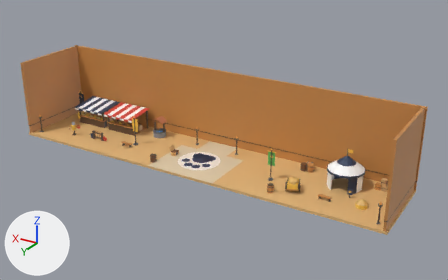
What one commit did to the FBX model assets/cat-cafe/exports/CatCafe_Camp_Castle.fbx.
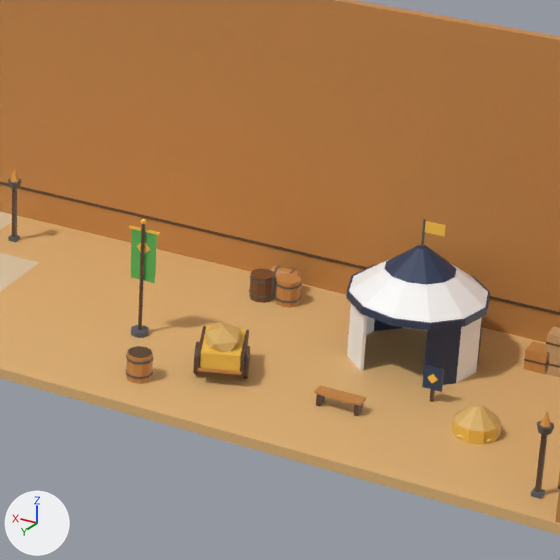
Old and new are each drawn whole from a 50 mm camera at (-1.166, -1.167, 0.991) aimed at (-0.08, -2.978, 0.086) and again close up on the part from 52% to 86% of the width and 32% to 86% of the height. Every picture has the same lights, and +X, +Y and +Z are marked at lower left. The last two pictures show the newer version. Where no turn or scale is listed for an object, it has been applied to the vertices.

Names of what the first close-up shows: 'CatCafe_Camp_Castle', 'CatCafe_Camp_Castle_004_Pavilion', 'CatCafe_Camp_Castle_005_Barrels', 'CatCafe_Camp_Castle_006_Crates', 'CatCafe_Camp_Castle_007_HayCart', 'CatCafe_Camp_Castle_008_Haystack', 'CatCafe_Camp_Castle_017_BannerPole', 'CatCafe_Camp_Castle_017_BannerPole_Swing', 'CatCafe_Camp_Castle_023_Barrel', 'CatCafe_Camp_Castle_Barrier' and 5 more.
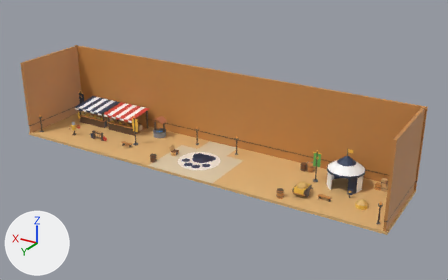
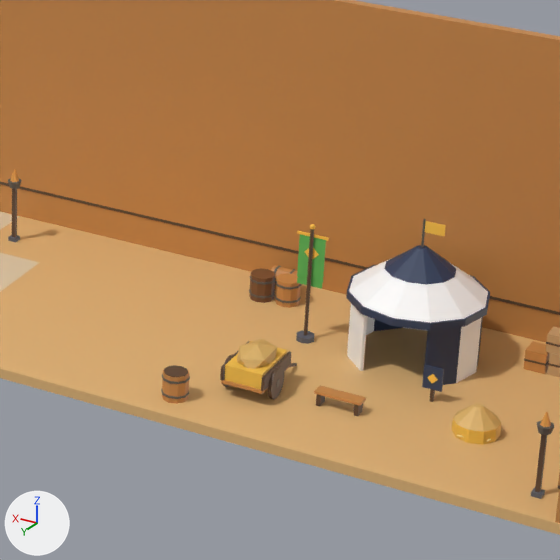
Boxes [x1, y1, x2, y2] around the edits, measured in the close-ups (560 x 560 px):
'CatCafe_Camp_Castle_007_HayCart', moved, turned
    before: [193, 322, 250, 379]
    after: [220, 339, 297, 400]
'CatCafe_Camp_Castle_017_BannerPole_Swing', moved
    before: [129, 225, 160, 283]
    after: [297, 231, 329, 289]
'CatCafe_Camp_Castle_023_Barrel', moved
    before: [125, 346, 153, 384]
    after: [161, 365, 190, 404]
'CatCafe_Camp_Castle_017_BannerPole', moved
    before: [131, 219, 149, 338]
    after: [296, 224, 315, 344]

Diff of the bpy script that builds the scene:
```diff
--- a/assets/cat-cafe/exports/CatCafe_Camp_Castle.fbx.py
+++ b/assets/cat-cafe/exports/CatCafe_Camp_Castle.fbx.py
@@ me_catcafe_castle_bannerpole_001 @@
 # used by ob_catcafe_camp_castle_017_bannerpole; location = (0.0, 0.0, 0.0)
-me_catcafe_castle_bannerpole_001.from_pydata(...)  # 48 vertices, 44 faces; spans x -0.309..-0.291, y -2.939..-2.921, z 0.0..0.12
+me_catcafe_castle_bannerpole_001.from_pydata(...)  # 48 vertices, 44 faces; spans x -0.449..-0.431, y -3.009..-2.991, z 0.0..0.12
+# me_catcafe_castle_bannerpole_001 part 3: the whole mesh is moved by (-0.14, -0.07, 0.0)
 me_catcafe_castle_bannerpole_001.materials.append(mat_catcafe_palette)
@@ me_catcafe_castle_haycart @@
 # used by ob_catcafe_camp_castle_007_haycart; location = (0.0, 0.0, 0.0)
-me_catcafe_castle_haycart.from_pydata(...)  # 140 vertices, 104 faces; spans x -0.4302..-0.365, y -2.9619..-2.8645, z 0.0..0.046
+me_catcafe_castle_haycart.from_pydata(...)  # 140 vertices, 104 faces; spans x -0.465..-0.415, y -2.9454..-2.855, z 0.0..0.046
+# me_catcafe_castle_haycart part 2: the whole mesh is turned -20 degrees about the z axis through its middle, then moved by (-0.0447, 0.015, 0.0)
 me_catcafe_castle_haycart.materials.append(mat_catcafe_palette)
@@ me_catcafe_castle_barrel_001 @@
 # used by ob_catcafe_camp_castle_023_barrel; location = (0.0, 0.0, 0.0)
-me_catcafe_castle_barrel_001.from_pydata(...)  # 80 vertices, 48 faces; spans x -0.3521..-0.3279, y -2.8627..-2.8373, z 0.0..0.0268
+me_catcafe_castle_barrel_001.from_pydata(...)  # 80 vertices, 48 faces; spans x -0.3971..-0.3729, y -2.8457..-2.8203, z 0.0..0.0268
+# me_catcafe_castle_barrel_001 part 1: the whole mesh is moved by (-0.045, 0.017, 0.0)
 me_catcafe_castle_barrel_001.materials.append(mat_catcafe_palette)
@@ ob_catcafe_camp_castle_017_bannerpole_swing @@
 ob_catcafe_camp_castle_017_bannerpole_swing = bpy.data.objects.new('CatCafe_Camp_Castle_017_BannerPole_Swing', me_catcafe_castle_bannerpole_swing_001)
-ob_catcafe_camp_castle_017_bannerpole_swing.location = (-0.3, -2.933, 0.107)
+ob_catcafe_camp_castle_017_bannerpole_swing.location = (-0.44, -3.003, 0.107)
```
